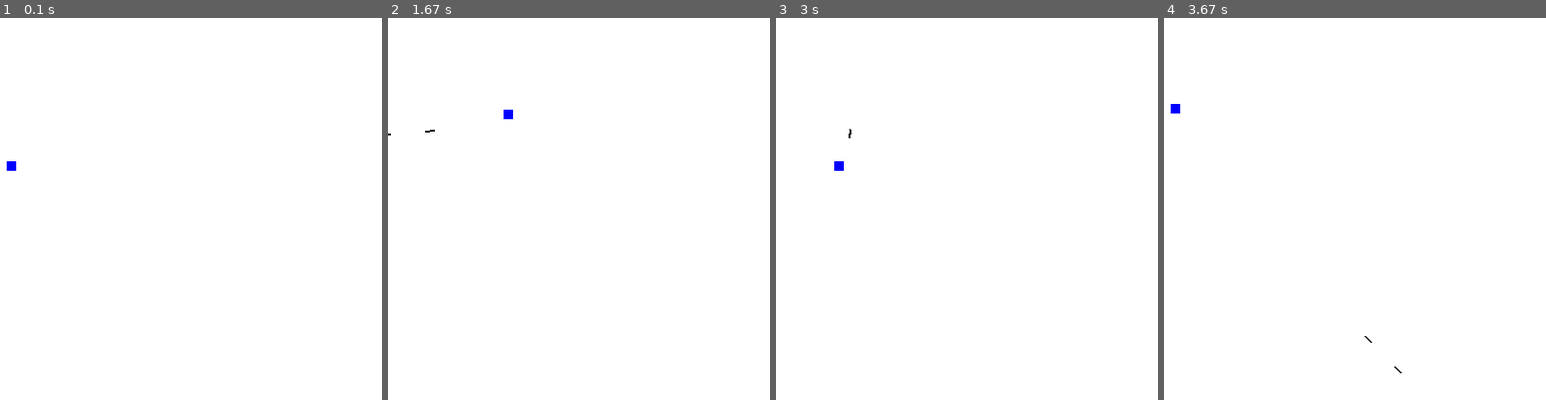
Above: before the commit, frames 1-4 (left to right).
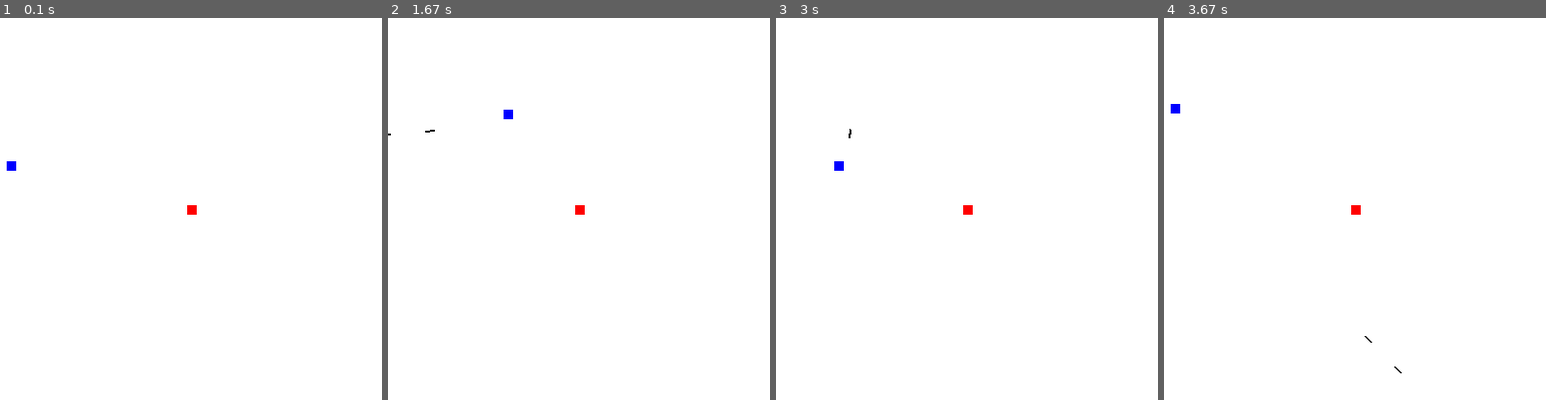
Above: after the commit, the same moments.

Repository: zwang20/Chaos
Game: pygame game, started from chaos.py
The game is run twice, just before and just after one commit, with the same random seed, the same clock (stepped at 60 frames per second) and the same inputs.
Inputs (mouse positions are % of the whole screen's width and height, from its top left):
- Up to frame 1 (0.1 s): no input
- Up to frame 2 (1.67 s): tap Space at 0.33, 0.73, 1.03, 1.23, 1.57 s; hold Right 0.67-1.13 s; move the mouse to (82, 47) at 0.7 s; hold Up 1.17-1.47 s; move the mouse to (50, 57) at 1.2 s; hold Right from 1.5 s (still down); move the mouse to (26, 51) at 1.53 s
- Up to frame 3 (3 s): tap Space at 1.87, 2.07, 2.37, 2.63, 2.97 s; release Right at 1.97 s; hold Left 2-2.53 s; move the mouse to (60, 72) at 2.03 s; hold Down 2.57-2.87 s; move the mouse to (19, 74) at 2.6 s; hold Left from 2.9 s (still down); move the mouse to (65, 15) at 2.93 s
- Up to frame 4 (3.67 s): tap Space at 3.27, 3.4 s; release Left at 3.3 s; hold Up from 3.33 s (still down); move the mouse to (87, 85) at 3.37 s
The pictures show only the part of the screen within x 49-99%, y 31-81%; the shares and areas given below are measured in that part.

The runs differ from the first frame. In frame 1, less than 0.1% of the frame differs, in the area x 49-52%, y 49-52%; in frame 2, less than 0.1%; in frame 3, less than 0.1%; in frame 4, less than 0.1%.

Commit message:
Enemy sprite

Diff:
--- a/chaos.py
+++ b/chaos.py
@@ -65,7 +65,7 @@
         self.rect.topleft = (self.x, self.y)
 
 
-class Enemy:
+class Enemy(GameObj):
 
     family = pygame.sprite.Group()
 
@@ -205,10 +205,10 @@
 # add collision_detection
 
 
-# def smart_spawn():
-#     Enemy(random.randint(1, display_width - Enemy.height - 1),
-#           random.randint(1, display_width - Enemy.width - 1))
-    # add block collision_detection
+def smart_spawn():
+    Enemy(random.randint(1, display_width - Enemy.height - 1),
+          random.randint(1, display_width - Enemy.width - 1))
+
 
 
 def get_input():
@@ -234,7 +234,7 @@
     # Block(300, 300, 200, 200)
 
     # Main loop
-    # smart_spawn()
+    smart_spawn()
 
     # bullet spread
     spread = 1
@@ -339,7 +339,7 @@
 
         update()
 
-        print(player.angle)
+        print(GameObj.family.sprites())
 
         GameObj.family.draw(display) # draw sprites
 
